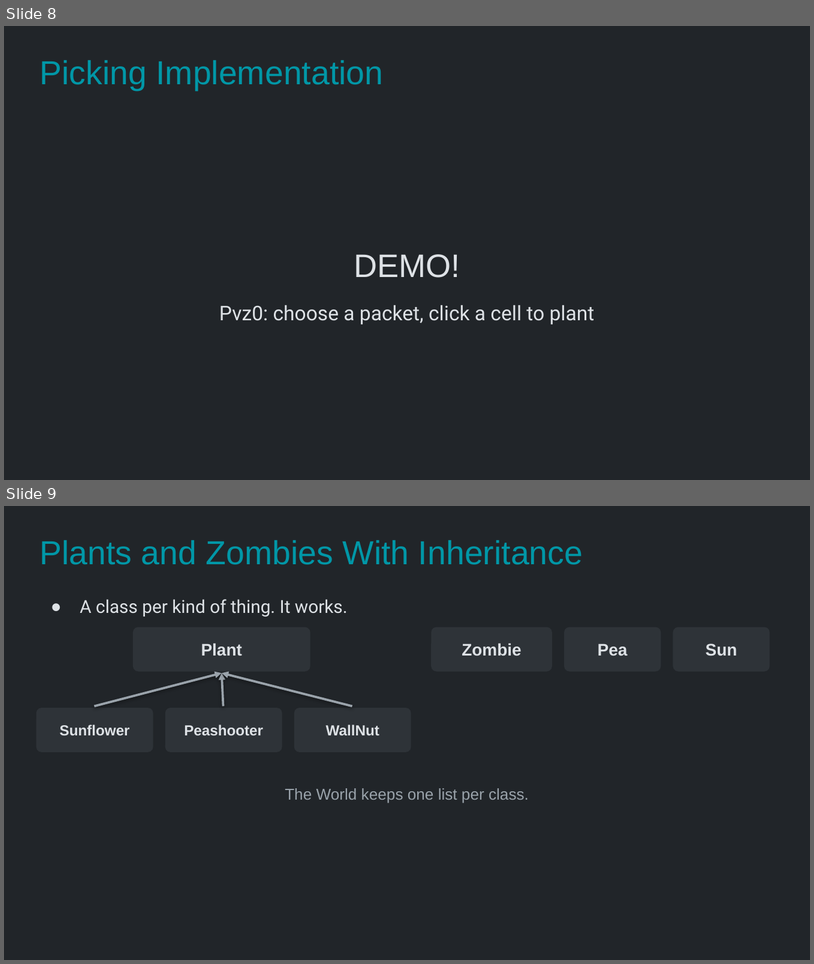
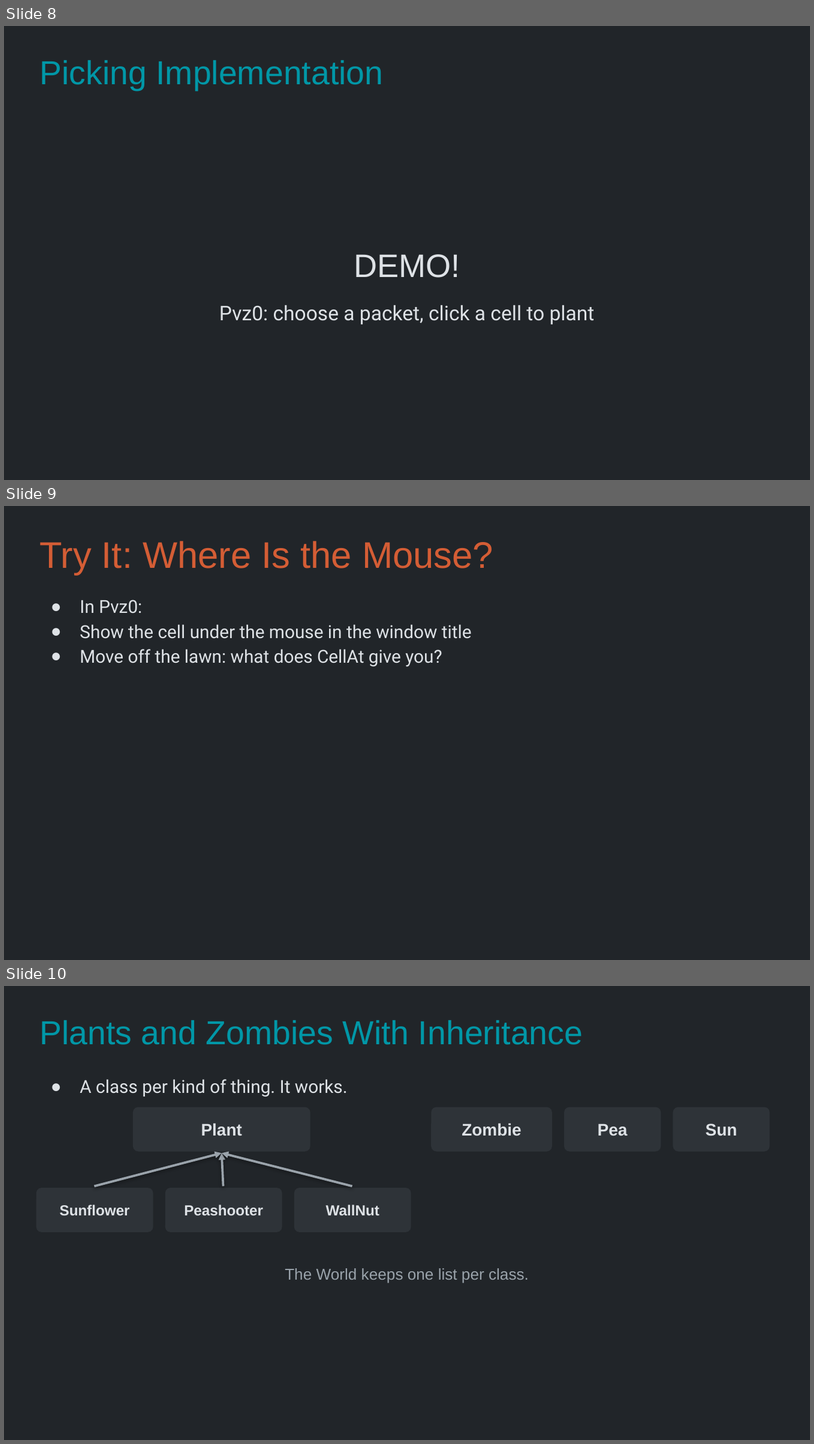
Before and after one commit to Metamate/gar, a slide deck: slides/09 Plants vs. Zombies.pptx. Shown one above the other, each under a label of ours: slides 8 and 9 before the commit, slides 8, 9 and 10 after it. The pictures are 814x964 and 814x1444 pixels, drawn with LibreOffice and Linux fonts; fonts in the diff are those of the drawing. Boxes give left, top, right and bottom in pixels: in the first picture for what was removed or moved away, otherwise in the second. Text is boxed around its words. In the diff, an @@ line names an element or a change of style, - is before the commit and + after.

```diff
--- a/slides/09 Plants vs. Zombies.pptx
+++ b/slides/09 Plants vs. Zombies.pptx
@@ slide 9 added at <box>4,506,810,960</box>, background #212529 @@
@@ title added at <box>39,541,494,575</box>, 33 pt, text #D45D35 @@
+Try It: Where Is the Mouse?
@@ text added at <box>80,600,472,667</box>, 16 pt, text #DEE2E6 @@
+● In Pvz0:
+● Show the cell under the mouse in the window title
+● Move off the lawn: what does CellAt give you?
@@ what was slide 9 is now slide 10 @@
```
Also in this commit, not shown: 3 other slides added, 15 other files.
